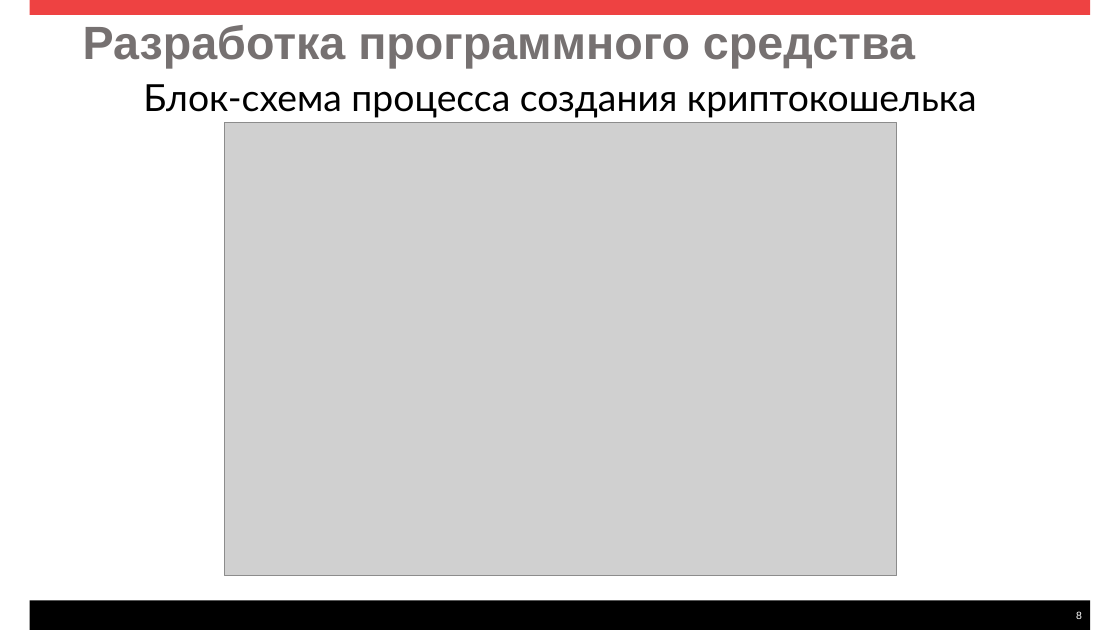
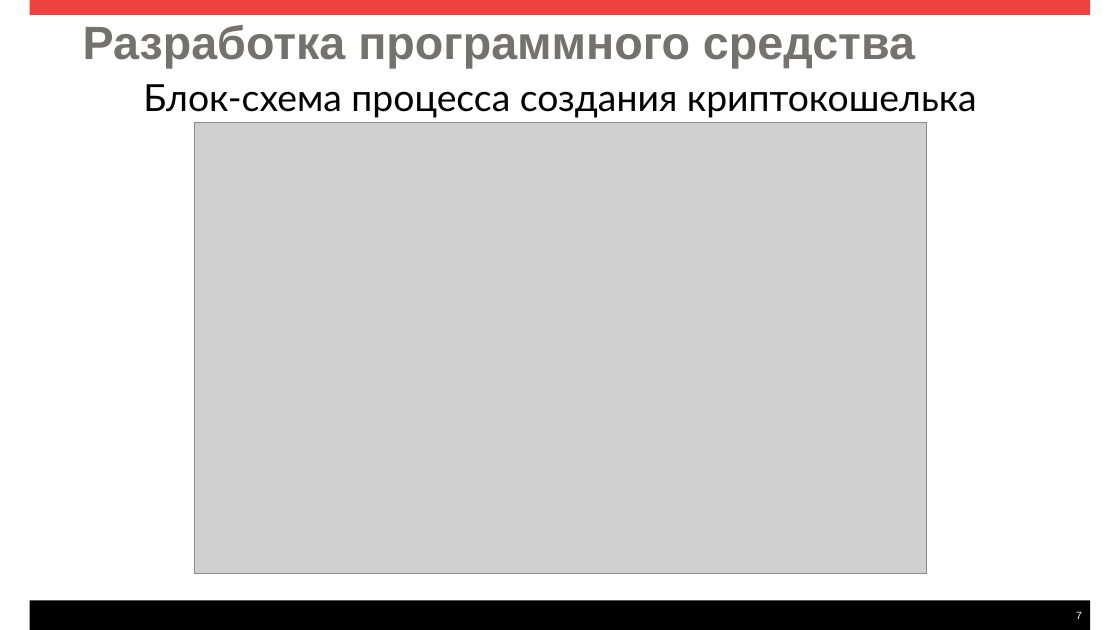
Before and after one commit to T1DEe/MAGWalletDP, a slide deck: slide 7 of Диплом. Документация/Презентация.pptx (slide 8 before the commit). Drawn at 1120x630 pixels with LibreOffice and Linux fonts; fonts in the diff are those of the drawing; grey boxes stand for pictures. Boxes give left, top, right and bottom in pixels: in the first picture for what was removed or moved away, otherwise in the second. Text is boxed around its words. In the diff, an @@ line names an element or a change of style, - is before the commit and + after.

```diff
--- a/Диплом. Документация/Презентация.pptx
+++ b/Диплом. Документация/Презентация.pptx
@@ picture: place and size @@
-picture at [224, 123, 897, 576]
+picture at [195, 123, 926, 573]
@@ page number at [1076, 611, 1082, 619]: text changed @@
-8
+7
```
Also in this commit, not shown: 3 other slides changed, 1 slide added, 1 slide removed, 12 other files.
